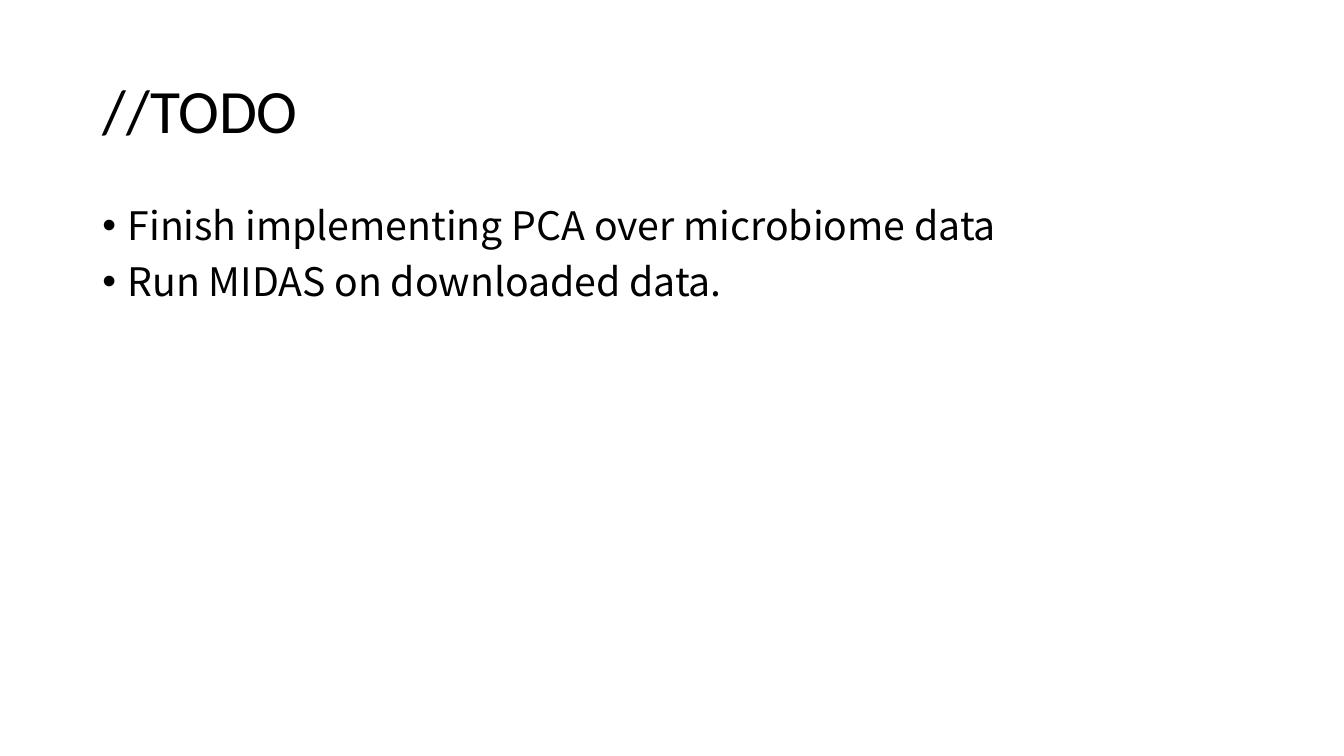
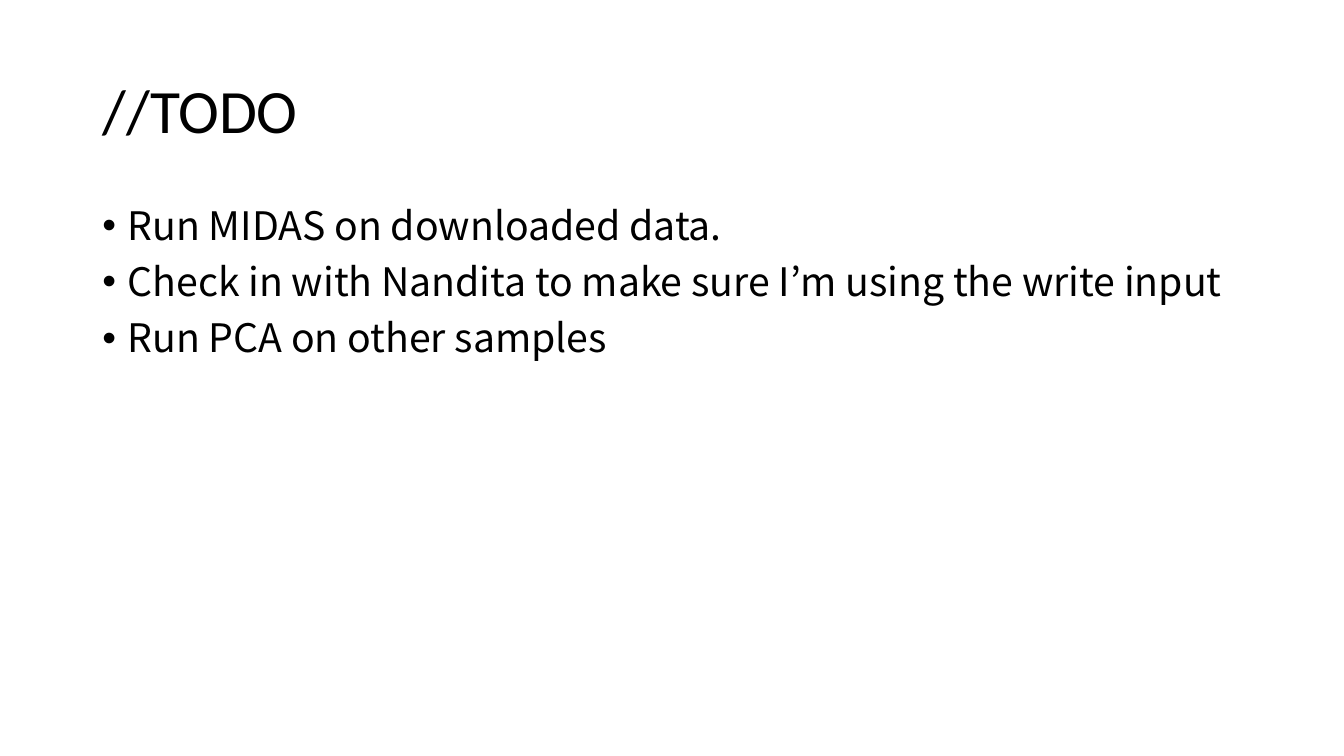
Before and after one commit to jon-mah/demo_for_ccgb, a slide deck: slide 12 of Summary/20210209_demo_for_ccgb_rotation_update.pptx. Drawn at 1344x756 pixels with LibreOffice and Linux fonts; fonts in the diff are those of the drawing. Boxes give left, top, right and bottom in pixels: in the first picture for what was removed or moved away, otherwise in the second. Text is boxed around its words. In the diff, an @@ line names an element or a change of style, - is before the commit and + after.

```diff
--- a/Summary/20210209_demo_for_ccgb_rotation_update.pptx
+++ b/Summary/20210209_demo_for_ccgb_rotation_update.pptx
@@ text at [128,208,996,250]: paragraph removed @@
-• Finish implementing PCA over microbiome data
@@ text at [128,264,1221,361]: paragraphs added @@
+• Check in with Nandita to make sure I’m using the write input
+• Run PCA on other samples
```
Also in this commit, not shown: 3 other slides changed, 2 other files.
